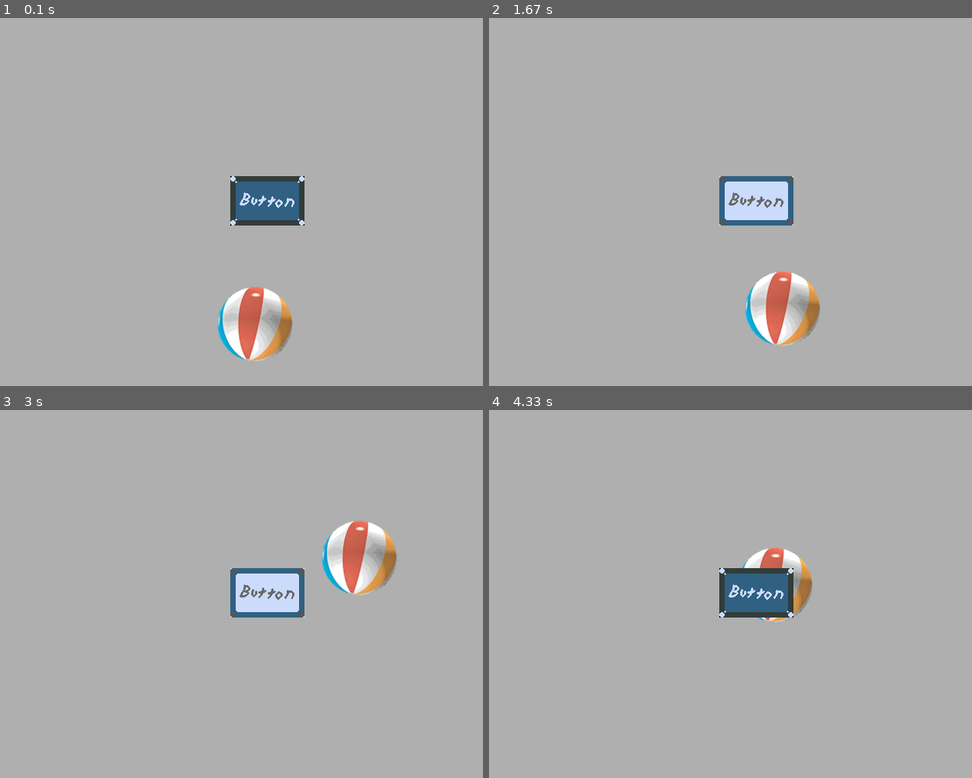
Above: before the commit, frames 1-4 (two rows, left to right).
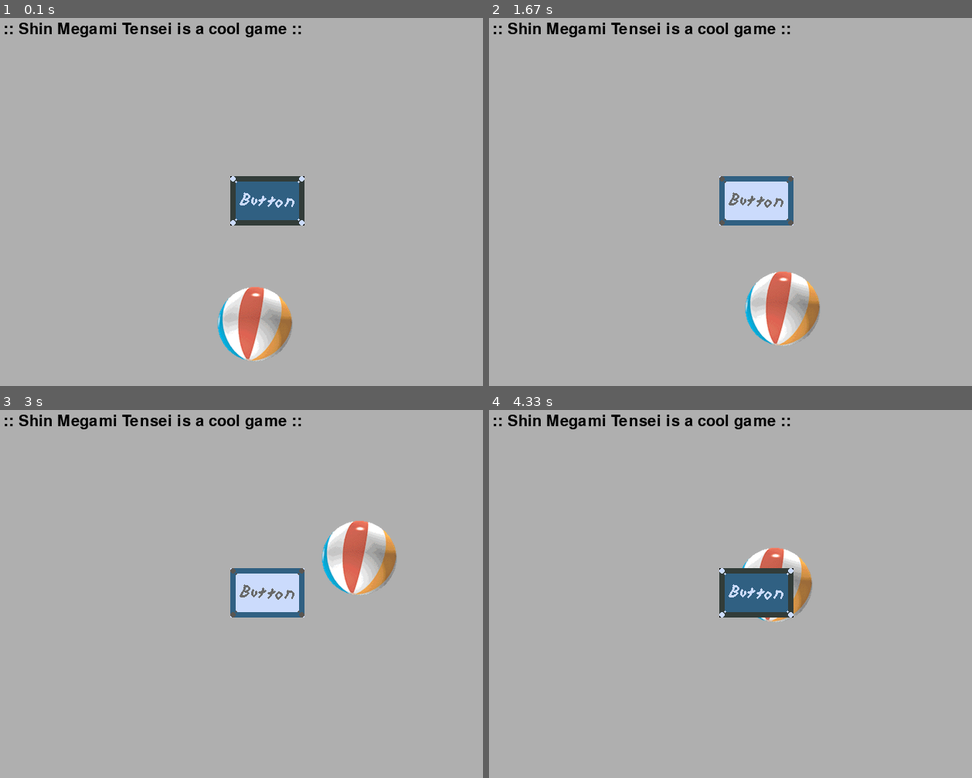
Above: after the commit, the same moments.

Repository: SeanP94/pyUi
Game: pygame game, started from pyUi.py
Same seed, same stepped clock (60 frames per second), same inputs: the game is played once before the commit and once after it.
Inputs (mouse positions are in pixels of both pictures, inside the frame that each line leads up to):
- Up to frame 1 (0.1 s): no input
- Up to frame 2 (1.67 s): press the mouse at (754, 202) at 0.37 s; move the mouse to (783, 319) at 0.47 s; release the mouse at (outside the picture) at 0.6 s; press the mouse at (788, 286) at 0.7 s; move the mouse to (682, 356) at 0.8 s; release the mouse at (outside the picture) at 0.93 s; press the mouse at (754, 202) at 1.03 s; move the mouse to (827, 183) at 1.13 s; release the mouse at (894, 165) at 1.27 s; press the mouse at (812, 224) at 1.37 s; move the mouse to (798, 352) at 1.47 s; release the mouse at (outside the picture) at 1.6 s
- Up to frame 3 (3 s): press the mouse at (294, 700) at 1.7 s; move the mouse to (183, 663) at 1.8 s; release the mouse at (77, 627) at 1.93 s; press the mouse at (236, 641) at 2.03 s; move the mouse to (357, 755) at 2.13 s; release the mouse at (outside the picture) at 2.27 s; press the mouse at (294, 700) at 2.37 s; move the mouse to (376, 645) at 2.47 s; release the mouse at (463, 590) at 2.6 s; press the mouse at (265, 594) at 2.7 s; move the mouse to (318, 575) at 2.8 s; release the mouse at (367, 557) at 2.93 s
- Up to frame 4 (4.33 s): press the mouse at (846, 557) at 3.03 s; move the mouse to (730, 605) at 3.13 s; release the mouse at (614, 649) at 3.27 s; press the mouse at (754, 594) at 3.37 s; move the mouse to (725, 715) at 3.47 s; release the mouse at (outside the picture) at 3.6 s; press the mouse at (754, 594) at 3.7 s; move the mouse to (812, 663) at 3.8 s; release the mouse at (870, 733) at 3.93 s; press the mouse at (802, 667) at 4.03 s; move the mouse to (788, 623) at 4.13 s; release the mouse at (773, 582) at 4.27 s

The runs differ from the first frame. In frame 1, 0.9% of the frame differs, in the area x 0-63%, y 1-6%; in frame 2, 0.9%; in frame 3, 0.9%; in frame 4, 0.9%.

Commit message:
Working on text

Diff:
--- a/pyUi.py
+++ b/pyUi.py
@@ -14,6 +14,8 @@
 from ballGame import BallDrag as BallGame # Simple UI test games Im using to find reusable code to build
 from errLog import logError # Logs errors passed in from error handler.
 
+
+
 pg.init()
 # Get the screen Surface and the clock to limit fps.
 window = pg.display.set_mode((g.SCREEN_WIDTH, g.SCREEN_HEIGHT))
@@ -22,10 +24,11 @@
 
 # TEMP
 button = ui.Button(fnUp=cpath/"images/b1.png", fnDown=cpath/"images/b2.png", x=300, y=300)
-#
-
+mainfont = cpath/'objs/VT323-Regular.ttf'
+t =  ui.SimpleText(window, (0, 100), f" :: Shin Megami Tensei is a cool game :: ", cls.BLACK, mainfont)
 
 def eventHandler():
+    global fonts, z
     '''Placeholder for handling events (Input)'''
     for event in pg.event.get():
         # Hit the 'X' at the top bar.
@@ -55,8 +58,7 @@
     window.fill(cls.LIGHT_GRAY)
     ball.drawBall(window)
     button.draw(window)
-
-
+    t.draw()
 def gameLoop():
     '''
     Main Game looop for this test application.
--- a/src/uiobjs.py
+++ b/src/uiobjs.py
@@ -71,3 +71,25 @@
             surface.blit(self.buttonDown, self.loc)
         else:
             surface.blit(self.buttonUp, self.loc)
+
+
+class SimpleText():
+
+    def __init__(self, window, loc, value, textColor, font):
+        pg.font.init()
+        self.window = window
+        self.loc = loc
+        self.font = pg.font.Font(font, 30)
+        self.textColor = textColor
+        self.text = None # so that the call to setText below will
+                         # force the creation of the text image
+        self.setValue(value) # set the initial text for drawing
+
+    def setValue(self, newText):
+        if self.text == newText:
+            return  # nothing to change
+        self.text = newText  # save the new text
+        self.textSurface = self.font.render(self.text, True, self.textColor)
+
+    def draw(self):
+        self.window.blit(self.textSurface, self.loc)
--- /dev/null
+++ b/test.py
@@ -0,0 +1,9 @@
+import pygame as pg
+pg.init()
+
+fonts = pg.font.get_fonts()
+fonts.sort()
+for font in fonts:
+    print(font)
+
+print("fixedsys" in fonts)
Not shown, changed: README.md
Not shown, changed: .gitignore
